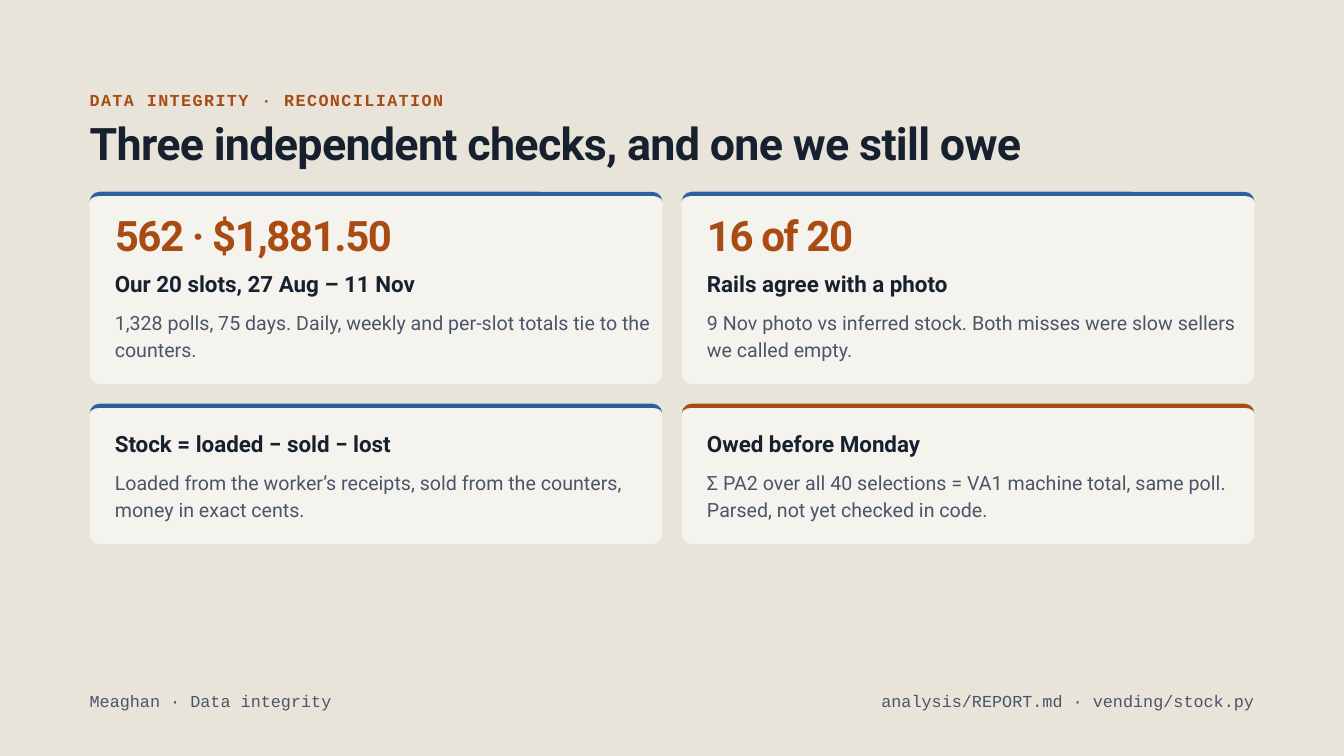
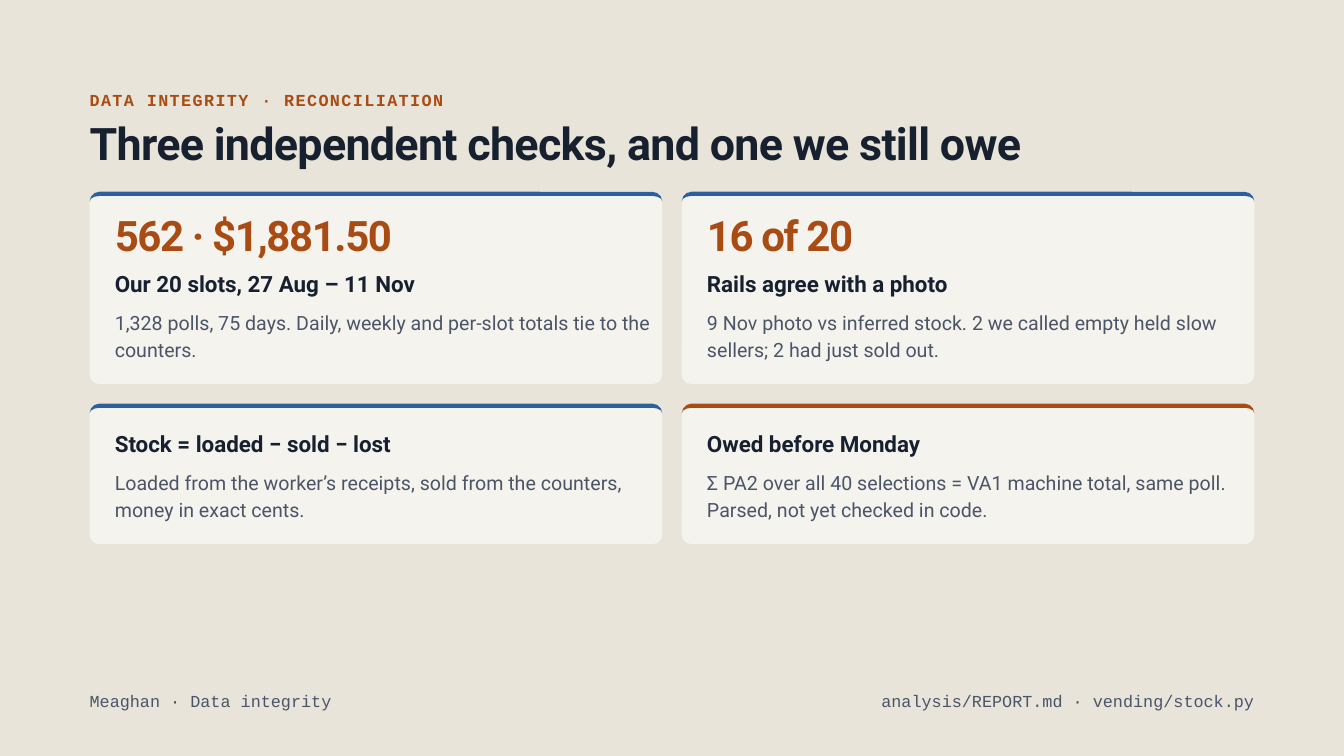
Before and after one commit to marshall-strong/agentic-vending, a slide deck: slide 9 of docs/presentation/group-b-final-presentation.pptx. Drawn at 1344x756 pixels with LibreOffice and Linux fonts; fonts in the diff are those of the drawing. Boxes give left, top, right and bottom in pixels: in the first picture for what was removed or moved away, otherwise in the second. Text is boxed around its words. In the diff, an @@ line names an element or a change of style, - is before the commit and + after.

```diff
--- a/docs/presentation/group-b-final-presentation.pptx
+++ b/docs/presentation/group-b-final-presentation.pptx
@@ text at [707, 315, 1217, 361]: text changed @@
-9 Nov photo vs inferred stock. Both misses were slow sellers we called empty.
+9 Nov photo vs inferred stock. 2 we called empty held slow sellers; 2 had just sold out.
```
Also in this commit, not shown: 1 other slide changed.
